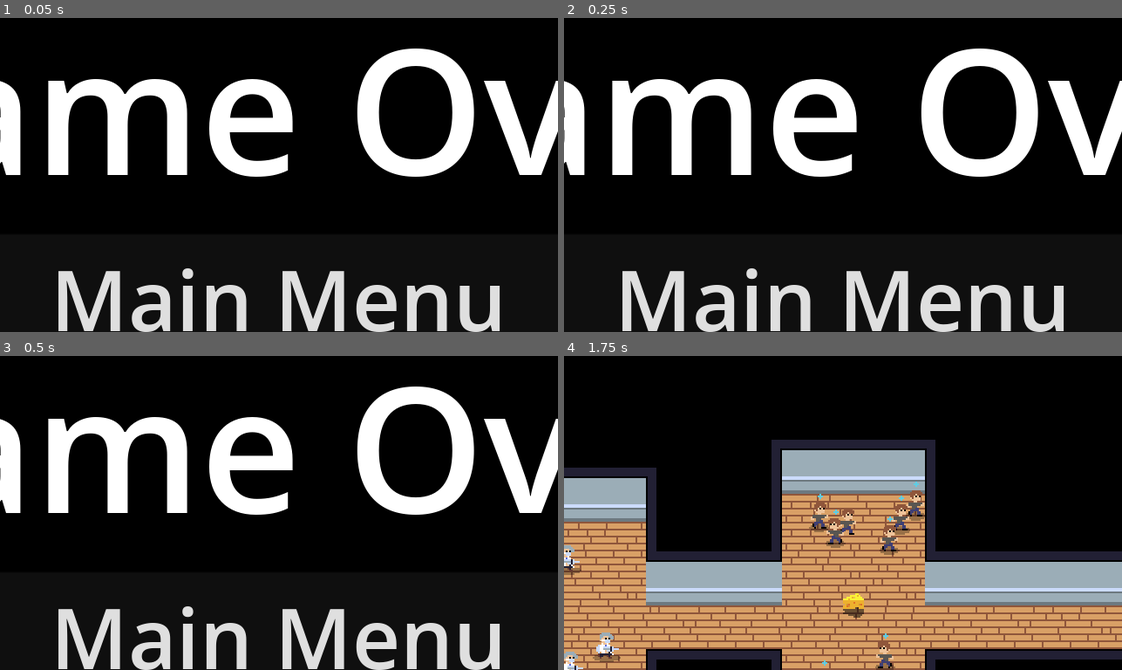
Above: before the commit, frames 1-4 (two rows, left to right).
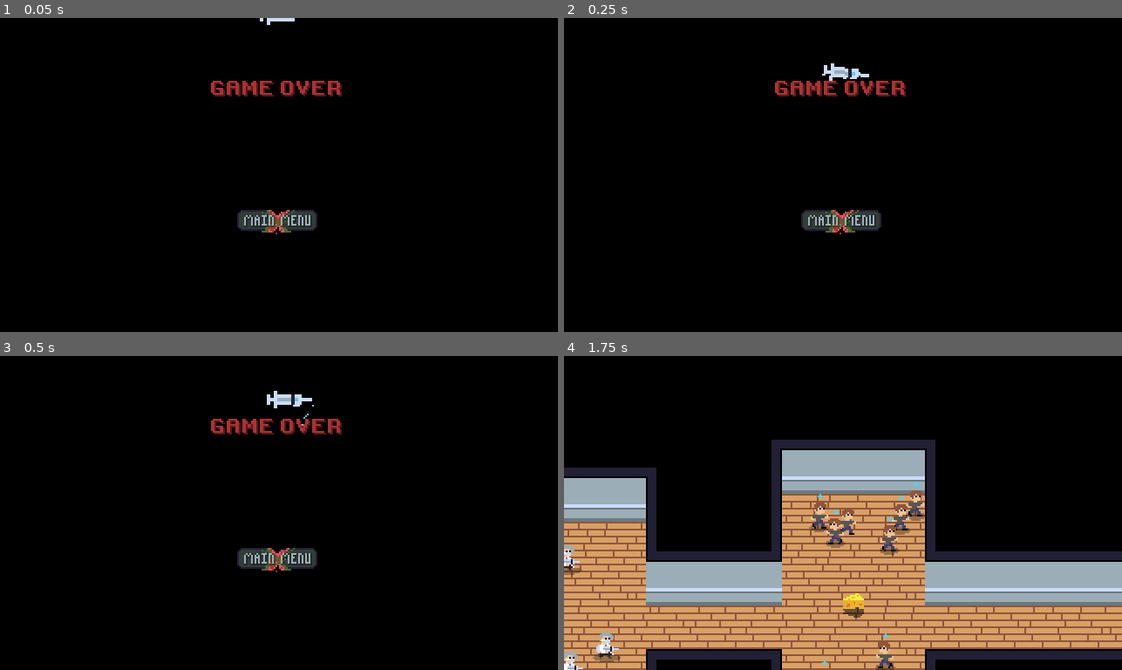
Above: after the commit, the same moments.

Repository: lucasericsson222/gmtk2024
Game: Godot game, scene res://scenes/game_over.tscn
Two runs of this game, one before a commit and one after it. Both use one fixed random seed, a clock stepped at 60 frames per second and the inputs below. This scene is started directly instead of the project's main scene.
Inputs (mouse positions are in pixels of both pictures, inside the frame that each line leads up to; where the layout moved, square brackets give the same spot in the first picture):
- Up to frame 1 (0.05 s): no input
- Up to frame 2 (0.25 s): no input
- Up to frame 3 (0.5 s): no input
- Up to frame 4 (1.75 s): click (843, 560) [843, 635] at 0.5 s; click (843, 541) at 1.25 s

The runs differ from the first frame. In frame 1, 21% of the frame differs, in the area x 0-100%, y 0-100%; in frame 2, 21%; in frame 3, 21%, in the area x 0-100%, y 9-100%; in frame 4, nothing differs.

Commit message:
game over/win screens

Diff:
--- a/scenes/game_over.tscn
+++ b/scenes/game_over.tscn
@@ -1,7 +1,142 @@
-[gd_scene load_steps=3 format=3 uid="uid://c7xye6owvxrf0"]
+[gd_scene load_steps=26 format=3 uid="uid://c7xye6owvxrf0"]
 
-[ext_resource type="SystemFont" path="res://assets/menu_font.tres" id="1_nd4ii"]
 [ext_resource type="Script" path="res://scripts/game_over.gd" id="1_ys8td"]
+[ext_resource type="Texture2D" uid="uid://dsxyjwwpsx7vk" path="res://assets/menu_buttons.png" id="2_m1fep"]
+[ext_resource type="Texture2D" uid="uid://mgav88ow3jbv" path="res://assets/menu_buttons_clicked.png" id="3_aoten"]
+[ext_resource type="Texture2D" uid="uid://ij0k77vuahla" path="res://assets/game_over.png" id="3_wanq5"]
+[ext_resource type="Texture2D" uid="uid://cqt21v5t4j3oy" path="res://assets/menu_buttons_hover.png" id="4_3ik1s"]
+
+[sub_resource type="AtlasTexture" id="AtlasTexture_4recc"]
+atlas = ExtResource("3_wanq5")
+region = Rect2(128, 0, 128, 64)
+
+[sub_resource type="AtlasTexture" id="AtlasTexture_2brav"]
+atlas = ExtResource("3_wanq5")
+region = Rect2(256, 0, 128, 64)
+
+[sub_resource type="AtlasTexture" id="AtlasTexture_u7bjk"]
+atlas = ExtResource("3_wanq5")
+region = Rect2(384, 0, 128, 64)
+
+[sub_resource type="AtlasTexture" id="AtlasTexture_hdrmp"]
+atlas = ExtResource("3_wanq5")
+region = Rect2(512, 0, 128, 64)
+
+[sub_resource type="AtlasTexture" id="AtlasTexture_ufws7"]
+atlas = ExtResource("3_wanq5")
+region = Rect2(0, 64, 128, 64)
+
+[sub_resource type="AtlasTexture" id="AtlasTexture_ry013"]
+atlas = ExtResource("3_wanq5")
+region = Rect2(128, 64, 128, 64)
+
+[sub_resource type="AtlasTexture" id="AtlasTexture_iar0a"]
+atlas = ExtResource("3_wanq5")
+region = Rect2(256, 64, 128, 64)
+
+[sub_resource type="AtlasTexture" id="AtlasTexture_l6be7"]
+atlas = ExtResource("3_wanq5")
+region = Rect2(384, 64, 128, 64)
+
+[sub_resource type="AtlasTexture" id="AtlasTexture_p5ocl"]
+atlas = ExtResource("3_wanq5")
+region = Rect2(512, 64, 128, 64)
+
+[sub_resource type="AtlasTexture" id="AtlasTexture_d5xvp"]
+atlas = ExtResource("3_wanq5")
+region = Rect2(0, 128, 128, 64)
+
+[sub_resource type="AtlasTexture" id="AtlasTexture_3l51x"]
+atlas = ExtResource("3_wanq5")
+region = Rect2(128, 128, 128, 64)
+
+[sub_resource type="AtlasTexture" id="AtlasTexture_nsrgk"]
+atlas = ExtResource("3_wanq5")
+region = Rect2(256, 128, 128, 64)
+
+[sub_resource type="AtlasTexture" id="AtlasTexture_1gudb"]
+atlas = ExtResource("3_wanq5")
+region = Rect2(384, 128, 128, 64)
+
+[sub_resource type="AtlasTexture" id="AtlasTexture_8vnkk"]
+atlas = ExtResource("3_wanq5")
+region = Rect2(512, 128, 128, 64)
+
+[sub_resource type="AtlasTexture" id="AtlasTexture_dmveb"]
+atlas = ExtResource("3_wanq5")
+region = Rect2(0, 192, 128, 64)
+
+[sub_resource type="AtlasTexture" id="AtlasTexture_lmsuj"]
+atlas = ExtResource("3_wanq5")
+region = Rect2(128, 192, 128, 64)
+
+[sub_resource type="SpriteFrames" id="SpriteFrames_ohthn"]
+animations = [{
+"frames": [{
+"duration": 1.0,
+"texture": SubResource("AtlasTexture_4recc")
+}, {
+"duration": 1.0,
+"texture": SubResource("AtlasTexture_2brav")
+}, {
+"duration": 1.0,
+"texture": SubResource("AtlasTexture_u7bjk")
+}, {
+"duration": 1.0,
+"texture": SubResource("AtlasTexture_hdrmp")
+}, {
+"duration": 1.0,
+"texture": SubResource("AtlasTexture_ufws7")
+}, {
+"duration": 1.0,
+"texture": SubResource("AtlasTexture_ry013")
+}, {
+"duration": 1.0,
+"texture": SubResource("AtlasTexture_iar0a")
+}, {
+"duration": 1.0,
+"texture": SubResource("AtlasTexture_l6be7")
+}, {
+"duration": 1.0,
+"texture": SubResource("AtlasTexture_p5ocl")
+}, {
+"duration": 1.0,
+"texture": SubResource("AtlasTexture_d5xvp")
+}, {
+"duration": 1.0,
+"texture": SubResource("AtlasTexture_3l51x")
+}, {
+"duration": 1.0,
+"texture": SubResource("AtlasTexture_nsrgk")
+}, {
+"duration": 1.0,
+"texture": SubResource("AtlasTexture_1gudb")
+}, {
+"duration": 1.0,
+"texture": SubResource("AtlasTexture_8vnkk")
+}, {
+"duration": 1.0,
+"texture": SubResource("AtlasTexture_dmveb")
+}, {
+"duration": 1.0,
+"texture": SubResource("AtlasTexture_lmsuj")
+}],
+"loop": false,
+"name": &"default",
+"speed": 12.0
+}]
+
+[sub_resource type="AtlasTexture" id="AtlasTexture_7c5c4"]
+atlas = ExtResource("2_m1fep")
+region = Rect2(1, 66, 47, 14)
+
+[sub_resource type="AtlasTexture" id="AtlasTexture_hb2gc"]
+atlas = ExtResource("3_aoten")
+region = Rect2(1, 66, 47, 15)
+
+[sub_resource type="AtlasTexture" id="AtlasTexture_ck1d0"]
+atlas = ExtResource("4_3ik1s")
+region = Rect2(1, 66, 47, 14)
 
 [node name="GameOver" type="Control"]
 layout_mode = 3
@@ -25,15 +160,30 @@
 size_flags_horizontal = 4
 size_flags_vertical = 4
 
-[node name="Label" type="Label" parent="MarginContainer/VBoxContainer"]
+[node name="Control" type="Control" parent="MarginContainer/VBoxContainer"]
 layout_mode = 2
-theme_override_font_sizes/font_size = 100
-text = "Game Over"
+size_flags_horizontal = 4
+size_flags_vertical = 4
 
-[node name="MainMenu" type="Button" parent="MarginContainer/VBoxContainer"]
+[node name="AnimatedSprite2D" type="AnimatedSprite2D" parent="MarginContainer/VBoxContainer/Control"]
+position = Vector2(-64, -32)
+sprite_frames = SubResource("SpriteFrames_ohthn")
+autoplay = "default"
+centered = false
+
+[node name="Separator2" type="Control" parent="MarginContainer/VBoxContainer"]
+custom_minimum_size = Vector2(0, 70)
 layout_mode = 2
-theme_override_fonts/font = ExtResource("1_nd4ii")
-theme_override_font_sizes/font_size = 48
-text = "Main Menu"
+
+[node name="MainMenu" type="TextureButton" parent="MarginContainer/VBoxContainer"]
+layout_mode = 2
+size_flags_horizontal = 4
+texture_normal = SubResource("AtlasTexture_7c5c4")
+texture_pressed = SubResource("AtlasTexture_hb2gc")
+texture_hover = SubResource("AtlasTexture_ck1d0")
+
+[node name="Separator" type="Control" parent="MarginContainer/VBoxContainer"]
+custom_minimum_size = Vector2(0, 20)
+layout_mode = 2
 
 [connection signal="pressed" from="MarginContainer/VBoxContainer/MainMenu" to="." method="_on_main_menu_pressed"]
--- a/scenes/win.tscn
+++ b/scenes/win.tscn
@@ -1,7 +1,170 @@
-[gd_scene load_steps=3 format=3 uid="uid://bgpostqrnyt4r"]
+[gd_scene load_steps=30 format=3 uid="uid://0gcmo0rr0bth"]
 
 [ext_resource type="Script" path="res://scripts/game_over.gd" id="1_bxnu3"]
-[ext_resource type="SystemFont" path="res://assets/menu_font.tres" id="2_5hhg8"]
+[ext_resource type="Texture2D" uid="uid://dmobr3h8wxk3e" path="res://assets/thank_you_for_playing.png" id="2_7cy10"]
+[ext_resource type="Texture2D" uid="uid://dsxyjwwpsx7vk" path="res://assets/menu_buttons.png" id="3_0bolx"]
+[ext_resource type="Texture2D" uid="uid://mgav88ow3jbv" path="res://assets/menu_buttons_clicked.png" id="4_dlbeh"]
+[ext_resource type="Texture2D" uid="uid://cqt21v5t4j3oy" path="res://assets/menu_buttons_hover.png" id="5_mtxl4"]
+
+[sub_resource type="AtlasTexture" id="AtlasTexture_wo3h5"]
+atlas = ExtResource("2_7cy10")
+region = Rect2(0, 0, 128, 64)
+
+[sub_resource type="AtlasTexture" id="AtlasTexture_ksi0h"]
+atlas = ExtResource("2_7cy10")
+region = Rect2(128, 0, 128, 64)
+
+[sub_resource type="AtlasTexture" id="AtlasTexture_s0bh4"]
+atlas = ExtResource("2_7cy10")
+region = Rect2(256, 0, 128, 64)
+
+[sub_resource type="AtlasTexture" id="AtlasTexture_8bmpy"]
+atlas = ExtResource("2_7cy10")
+region = Rect2(384, 0, 128, 64)
+
+[sub_resource type="AtlasTexture" id="AtlasTexture_q61ku"]
+atlas = ExtResource("2_7cy10")
+region = Rect2(512, 0, 128, 64)
+
+[sub_resource type="AtlasTexture" id="AtlasTexture_mdus0"]
+atlas = ExtResource("2_7cy10")
+region = Rect2(0, 64, 128, 64)
+
+[sub_resource type="AtlasTexture" id="AtlasTexture_xjedu"]
+atlas = ExtResource("2_7cy10")
+region = Rect2(128, 64, 128, 64)
+
+[sub_resource type="AtlasTexture" id="AtlasTexture_c3fid"]
+atlas = ExtResource("2_7cy10")
+region = Rect2(256, 64, 128, 64)
+
+[sub_resource type="AtlasTexture" id="AtlasTexture_iuyxv"]
+atlas = ExtResource("2_7cy10")
+region = Rect2(384, 64, 128, 64)
+
+[sub_resource type="AtlasTexture" id="AtlasTexture_vtgdx"]
+atlas = ExtResource("2_7cy10")
+region = Rect2(512, 64, 128, 64)
+
+[sub_resource type="AtlasTexture" id="AtlasTexture_sr0pg"]
+atlas = ExtResource("2_7cy10")
+region = Rect2(0, 128, 128, 64)
+
+[sub_resource type="AtlasTexture" id="AtlasTexture_dl72n"]
+atlas = ExtResource("2_7cy10")
+region = Rect2(128, 128, 128, 64)
+
+[sub_resource type="AtlasTexture" id="AtlasTexture_3ee2t"]
+atlas = ExtResource("2_7cy10")
+region = Rect2(256, 128, 128, 64)
+
+[sub_resource type="AtlasTexture" id="AtlasTexture_4vkrs"]
+atlas = ExtResource("2_7cy10")
+region = Rect2(384, 128, 128, 64)
+
+[sub_resource type="AtlasTexture" id="AtlasTexture_c1b8q"]
+atlas = ExtResource("2_7cy10")
+region = Rect2(512, 128, 128, 64)
+
+[sub_resource type="AtlasTexture" id="AtlasTexture_0m8a8"]
+atlas = ExtResource("2_7cy10")
+region = Rect2(0, 192, 128, 64)
+
+[sub_resource type="AtlasTexture" id="AtlasTexture_4ffis"]
+atlas = ExtResource("2_7cy10")
+region = Rect2(128, 192, 128, 64)
+
+[sub_resource type="AtlasTexture" id="AtlasTexture_xriki"]
+atlas = ExtResource("2_7cy10")
+region = Rect2(256, 192, 128, 64)
+
+[sub_resource type="AtlasTexture" id="AtlasTexture_j73gy"]
+atlas = ExtResource("2_7cy10")
+region = Rect2(384, 192, 128, 64)
+
+[sub_resource type="AtlasTexture" id="AtlasTexture_j26a8"]
+atlas = ExtResource("2_7cy10")
+region = Rect2(512, 192, 128, 64)
+
+[sub_resource type="SpriteFrames" id="SpriteFrames_acdjw"]
+animations = [{
+"frames": [{
+"duration": 1.0,
+"texture": SubResource("AtlasTexture_wo3h5")
+}, {
+"duration": 1.0,
+"texture": SubResource("AtlasTexture_ksi0h")
+}, {
+"duration": 1.0,
+"texture": SubResource("AtlasTexture_s0bh4")
+}, {
+"duration": 1.0,
+"texture": SubResource("AtlasTexture_8bmpy")
+}, {
+"duration": 1.0,
+"texture": SubResource("AtlasTexture_q61ku")
+}, {
+"duration": 1.0,
+"texture": SubResource("AtlasTexture_mdus0")
+}, {
+"duration": 1.0,
+"texture": SubResource("AtlasTexture_xjedu")
+}, {
+"duration": 1.0,
+"texture": SubResource("AtlasTexture_c3fid")
+}, {
+"duration": 1.0,
+"texture": SubResource("AtlasTexture_iuyxv")
+}, {
+"duration": 1.0,
+"texture": SubResource("AtlasTexture_vtgdx")
+}, {
+"duration": 1.0,
+"texture": SubResource("AtlasTexture_sr0pg")
+}, {
+"duration": 1.0,
+"texture": SubResource("AtlasTexture_dl72n")
+}, {
+"duration": 1.0,
+"texture": SubResource("AtlasTexture_3ee2t")
+}, {
+"duration": 1.0,
+"texture": SubResource("AtlasTexture_4vkrs")
+}, {
+"duration": 1.0,
+"texture": SubResource("AtlasTexture_c1b8q")
+}, {
+"duration": 1.0,
+"texture": SubResource("AtlasTexture_0m8a8")
+}, {
+"duration": 1.0,
+"texture": SubResource("AtlasTexture_4ffis")
+}, {
+"duration": 1.0,
+"texture": SubResource("AtlasTexture_xriki")
+}, {
+"duration": 1.0,
+"texture": SubResource("AtlasTexture_j73gy")
+}, {
+"duration": 1.0,
+"texture": SubResource("AtlasTexture_j26a8")
+}],
+"loop": false,
+"name": &"default",
+"speed": 12.0
+}]
+
+[sub_resource type="AtlasTexture" id="AtlasTexture_7c5c4"]
+atlas = ExtResource("3_0bolx")
+region = Rect2(1, 66, 47, 14)
+
+[sub_resource type="AtlasTexture" id="AtlasTexture_hb2gc"]
+atlas = ExtResource("4_dlbeh")
+region = Rect2(1, 66, 47, 15)
+
+[sub_resource type="AtlasTexture" id="AtlasTexture_ck1d0"]
+atlas = ExtResource("5_mtxl4")
+region = Rect2(1, 66, 47, 14)
 
 [node name="GameOver" type="Control"]
 layout_mode = 3
@@ -25,15 +188,32 @@
 size_flags_horizontal = 4
 size_flags_vertical = 4
 
-[node name="Label" type="Label" parent="MarginContainer/VBoxContainer"]
-layout_mode = 2
-theme_override_font_sizes/font_size = 100
-text = "Congratulations"
-
-[node name="MainMenu" type="Button" parent="MarginContainer/VBoxContainer"]
-layout_mode = 2
-theme_override_fonts/font = ExtResource("2_5hhg8")
-theme_override_font_sizes/font_size = 48
-text = "Main Menu"
+[node name="Control" type="Control" parent="MarginContainer/VBoxContainer"]
+layout_mode = 2
+size_flags_horizontal = 4
+size_flags_vertical = 4
+
+[node name="AnimatedSprite2D" type="AnimatedSprite2D" parent="MarginContainer/VBoxContainer/Control"]
+position = Vector2(-39, -11)
+sprite_frames = SubResource("SpriteFrames_acdjw")
+autoplay = "default"
+frame = 19
+frame_progress = 1.0
+centered = false
+
+[node name="Separator2" type="Control" parent="MarginContainer/VBoxContainer"]
+custom_minimum_size = Vector2(0, 70)
+layout_mode = 2
+
+[node name="MainMenu" type="TextureButton" parent="MarginContainer/VBoxContainer"]
+layout_mode = 2
+size_flags_horizontal = 4
+texture_normal = SubResource("AtlasTexture_7c5c4")
+texture_pressed = SubResource("AtlasTexture_hb2gc")
+texture_hover = SubResource("AtlasTexture_ck1d0")
+
+[node name="Separator" type="Control" parent="MarginContainer/VBoxContainer"]
+custom_minimum_size = Vector2(0, 20)
+layout_mode = 2
 
 [connection signal="pressed" from="MarginContainer/VBoxContainer/MainMenu" to="." method="_on_main_menu_pressed"]
Binary file added: assets/game_over.png
Not shown, added: assets/game_over.png.import
Binary file added: assets/thank_you_for_playing.png
Not shown, added: assets/thank_you_for_playing.png.import
